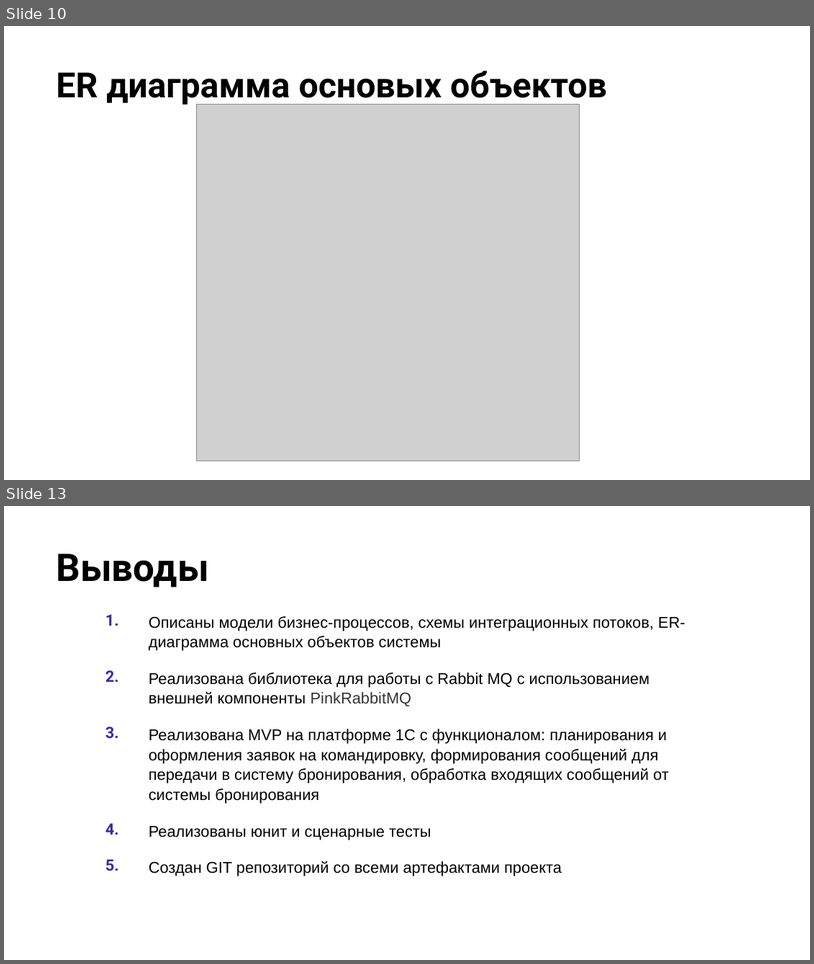
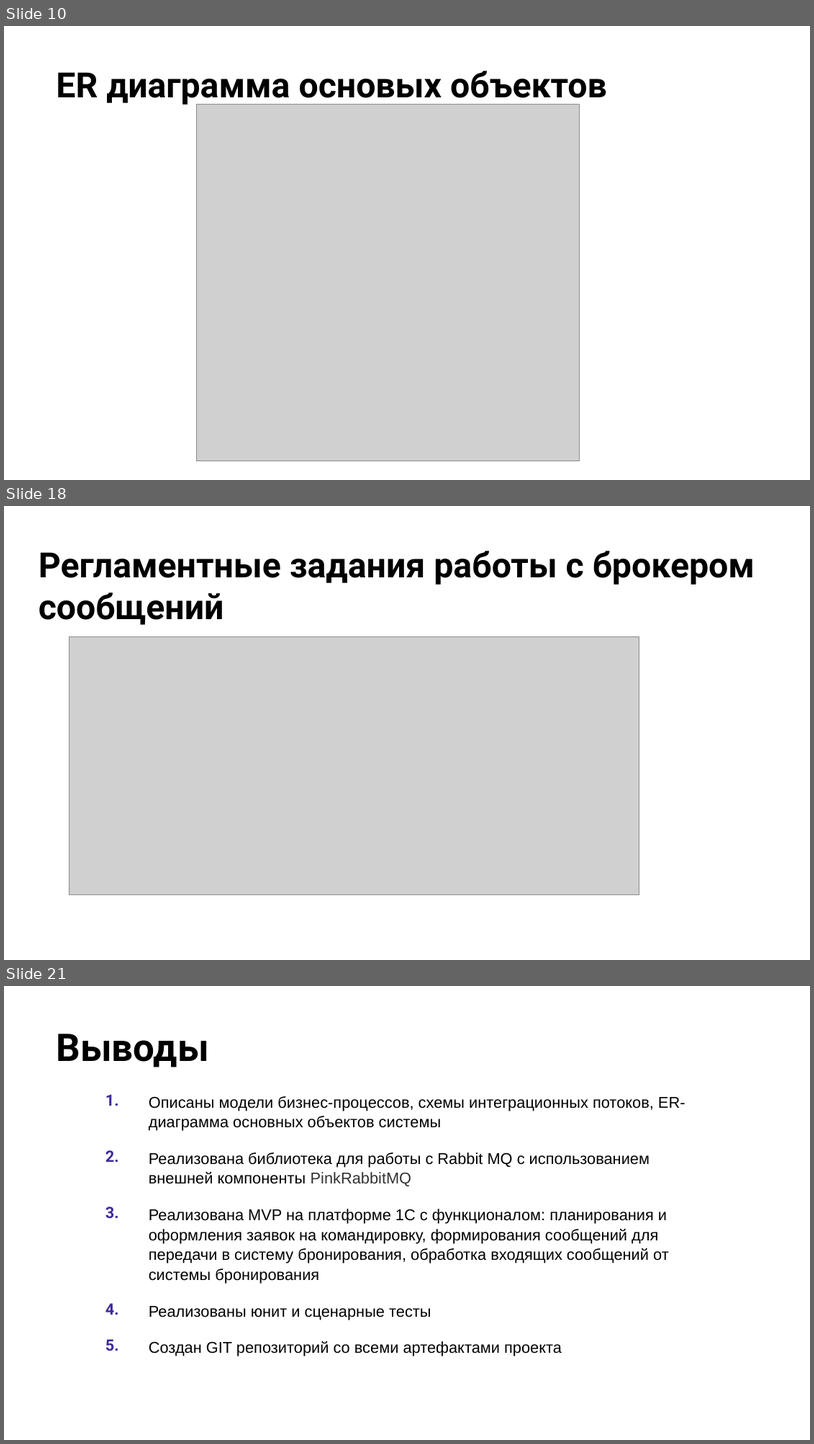
Before and after one commit to EvgeniyKalev/PW, a slide deck: doc/Оформление командировки.pptx. Shown one above the other, each under a label of ours: slides 10 and 13 before the commit, slides 10, 18 and 21 after it; the slides between them are not shown. The pictures are 814x964 and 814x1444 pixels, drawn with LibreOffice and Linux fonts; fonts in the diff are those of the drawing; grey boxes stand for pictures; background and template pictures are left out. Boxes give left, top, right and bottom in pixels: in the first picture for what was removed or moved away, otherwise in the second. Text is boxed around its words. In the diff, an @@ line names an element or a change of style, - is before the commit and + after.

```diff
--- a/doc/Оформление командировки.pptx
+++ b/doc/Оформление командировки.pptx
@@ slide 18 added at (4, 506, 810, 960), background picture (left out) @@
@@ title added at (39, 551, 755, 625), 31 pt, text #000000, bold @@
+Регламентные задания работы с брокером сообщений
@@ picture added at (70, 636, 640, 895) @@
@@ what was slide 13 is now slide 21 @@
```
Also in this commit, not shown: 2 slides changed, 7 other slides added.
